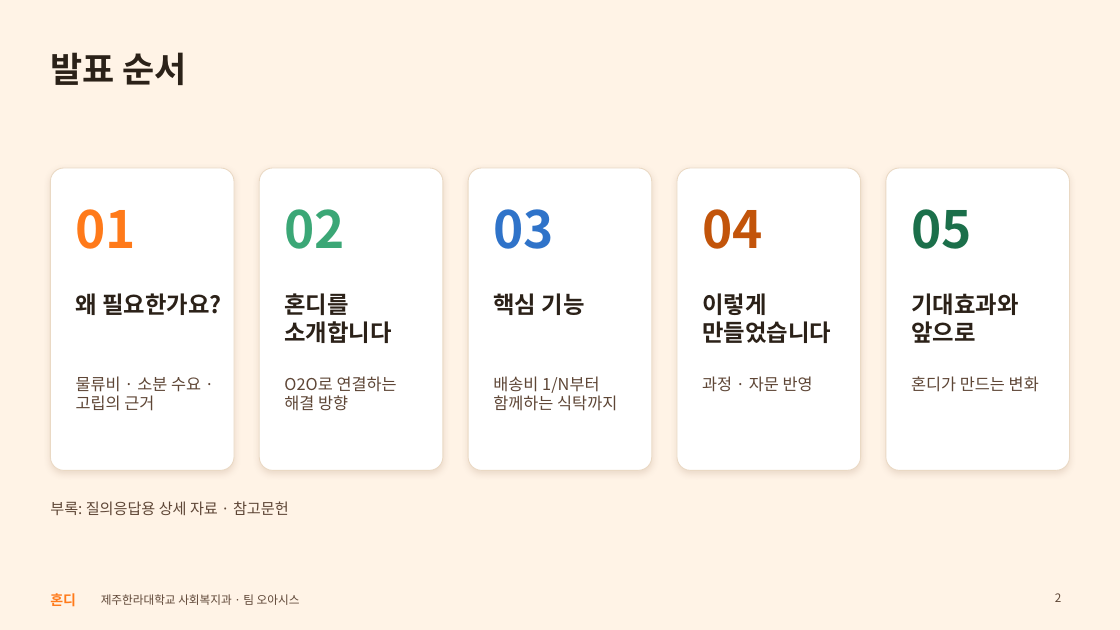
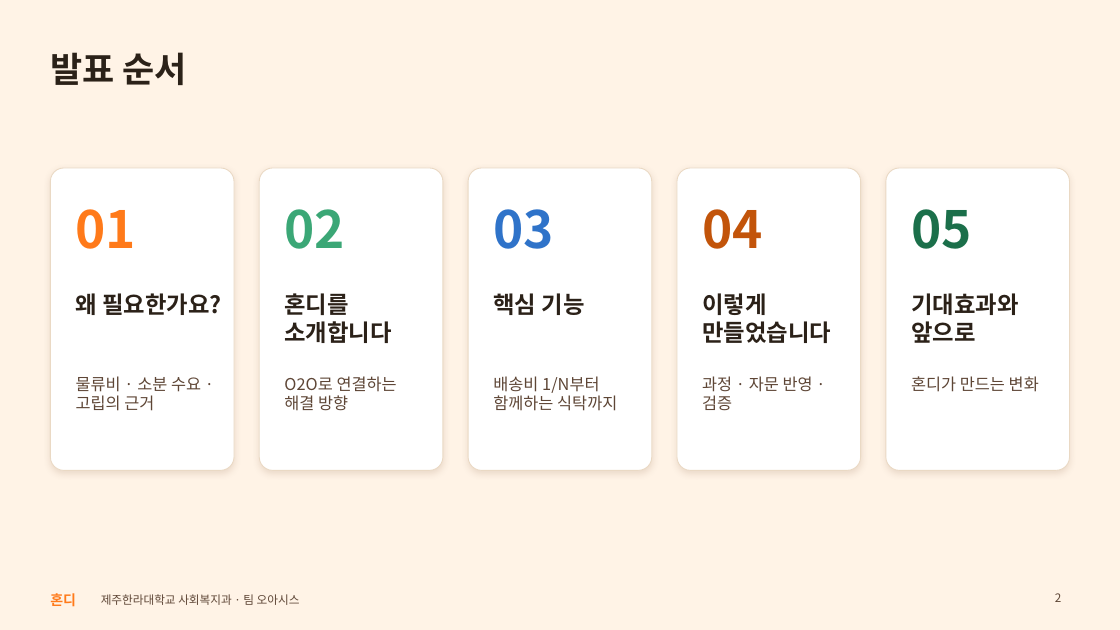
Before and after one commit to oasishondi/oasishondi.github.io, a slide deck: slide 2 of print/Hondi_presentation.pptx. Drawn at 1120x630 pixels with LibreOffice and Linux fonts; fonts in the diff are those of the drawing. Boxes give left, top, right and bottom in pixels: in the first picture for what was removed or moved away, otherwise in the second. Text is boxed around its words. In the diff, an @@ line names an element or a change of style, - is before the commit and + after.

```diff
--- a/print/Hondi_presentation.pptx
+++ b/print/Hondi_presentation.pptx
@@ text at box(702, 376, 813, 411): text changed @@
-과정 · 자문 반영
+과정 · 자문 반영 · 검증
@@ text removed at box(50, 501, 289, 515) @@
-부록: 질의응답용 상세 자료 · 참고문헌
```
Also in this commit, not shown: 10 other slides changed, 6 slides removed, 2 other files.
